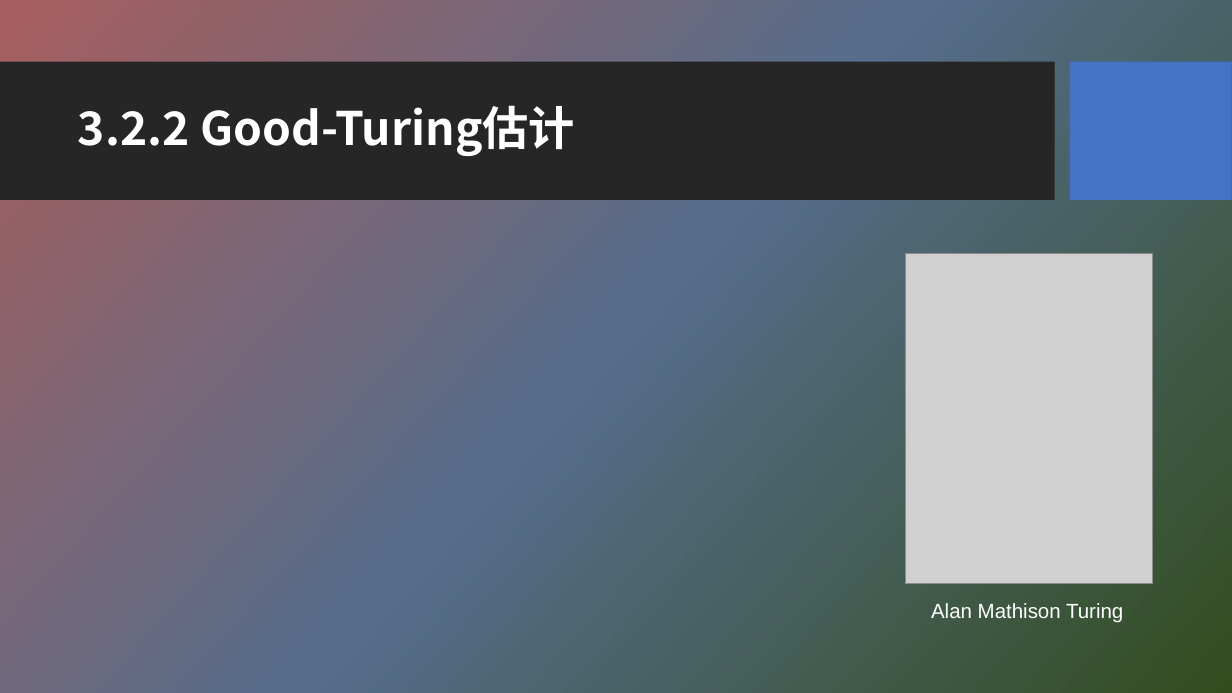
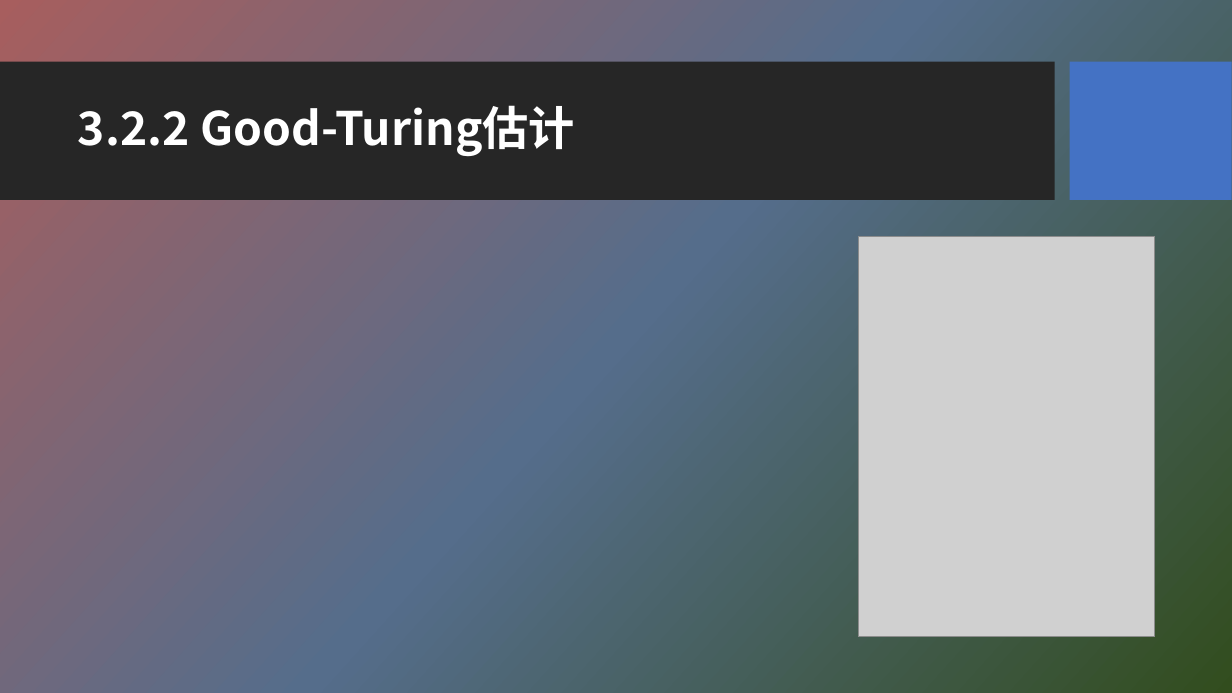
Before and after one commit to HBU/NLP_PPT, a slide deck: slide 16 of PPT-2020/ch03 n元语法模型.pptx. Drawn at 1232x693 pixels with LibreOffice and Linux fonts; fonts in the diff are those of the drawing; grey boxes stand for pictures; background and template pictures are left out. Boxes give left, top, right and bottom in pixels: in the first picture for what was removed or moved away, otherwise in the second. Text is boxed around its words. In the diff, an @@ line names an element or a change of style, - is before the commit and + after.

```diff
--- a/PPT-2020/ch03 n元语法模型.pptx
+++ b/PPT-2020/ch03 n元语法模型.pptx
@@ picture: place and size @@
-picture at (905,253,1153,584)
+picture at (859,237,1155,638)
@@ text removed at (931,603,1123,623) @@
-Alan Mathison Turing
```
Also in this commit, not shown: 16 other slides changed, 1 slide removed.
